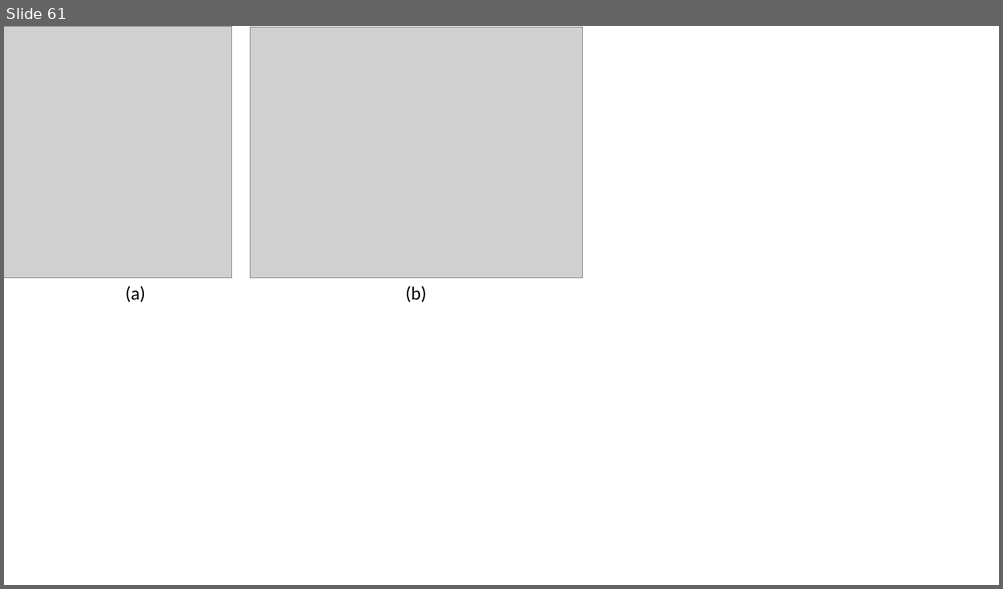
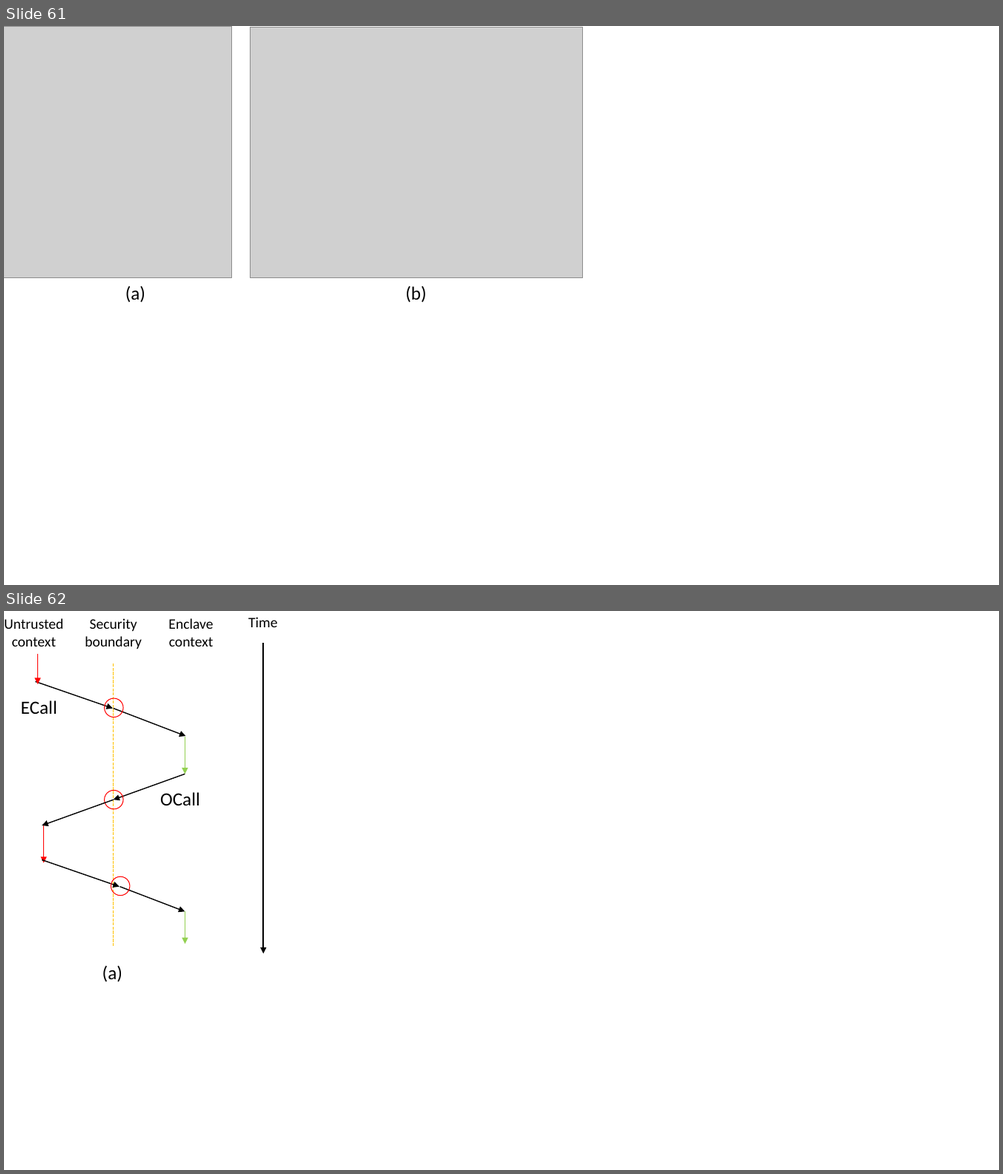
Before and after one commit to aritradhar/PhD-Thesis, a slide deck: chapters/ProximiTEE/images/SystemDesign.pptx. Shown one above the other, each under a label of ours: slide 61 before the commit, slides 61 and 62 after it. The pictures are 1003x589 and 1003x1174 pixels, drawn with LibreOffice and Linux fonts; fonts in the diff are those of the drawing; grey boxes stand for pictures. Boxes give left, top, right and bottom in pixels: in the first picture for what was removed or moved away, otherwise in the second. Text is boxed around its words. In the diff, an @@ line names an element or a change of style, - is before the commit and + after.

```diff
--- a/chapters/ProximiTEE/images/SystemDesign.pptx
+++ b/chapters/ProximiTEE/images/SystemDesign.pptx
@@ slide 62 added at box(4, 611, 999, 1170), background #FFFFFF @@
@@ text added at box(4, 618, 63, 647), 14 pt, text #000000 @@
+Untrusted
+context
@@ text added at box(85, 618, 142, 649), 14 pt, text #000000 @@
+Security
+boundary
@@ text added at box(168, 618, 213, 647), 14 pt, text #000000 @@
+Enclave
+context
@@ text added at box(248, 617, 277, 627), 14 pt, text #000000 @@
+Time
@@ arrow added from (37, 653) to (37, 684), #FF0000 1 pt @@
@@ arrow added from (264, 643) to (264, 954), #000000 1.5 pt @@
@@ line added from (114, 664) to (114, 947), #FFC000 1 pt dashed @@
@@ arrow added from (35, 682) to (113, 709), #000000 1 pt @@
@@ ellipse added at box(104, 698, 122, 717), outline #FF0000 0.75 pt @@
@@ text added at box(21, 701, 57, 715), 18 pt, text #000000 @@
+ECall
@@ arrow added from (114, 709) to (185, 736), #000000 1 pt @@
@@ arrow added from (185, 736) to (185, 775), #92D050 1 pt @@
@@ arrow added from (185, 775) to (114, 800), #000000 1 pt @@
@@ arrow added from (114, 800) to (42, 826), #000000 1 pt @@
@@ ellipse added at box(104, 790, 122, 809), outline #FF0000 0.75 pt @@
@@ text added at box(160, 792, 200, 806), 18 pt, text #000000 @@
+OCall
@@ arrow added from (43, 826) to (43, 863), #FF0000 1 pt @@
@@ arrow added from (42, 860) to (119, 887), #000000 1 pt @@
@@ ellipse added at box(111, 877, 129, 895), outline #FF0000 0.75 pt @@
@@ arrow added from (119, 887) to (185, 911), #000000 1 pt @@
@@ arrow added from (185, 911) to (185, 945), #92D050 1 pt @@
@@ text added at box(102, 965, 122, 982), 18 pt, text #000000 @@
+(a)
```
Also in this commit, not shown: 4 other files.
